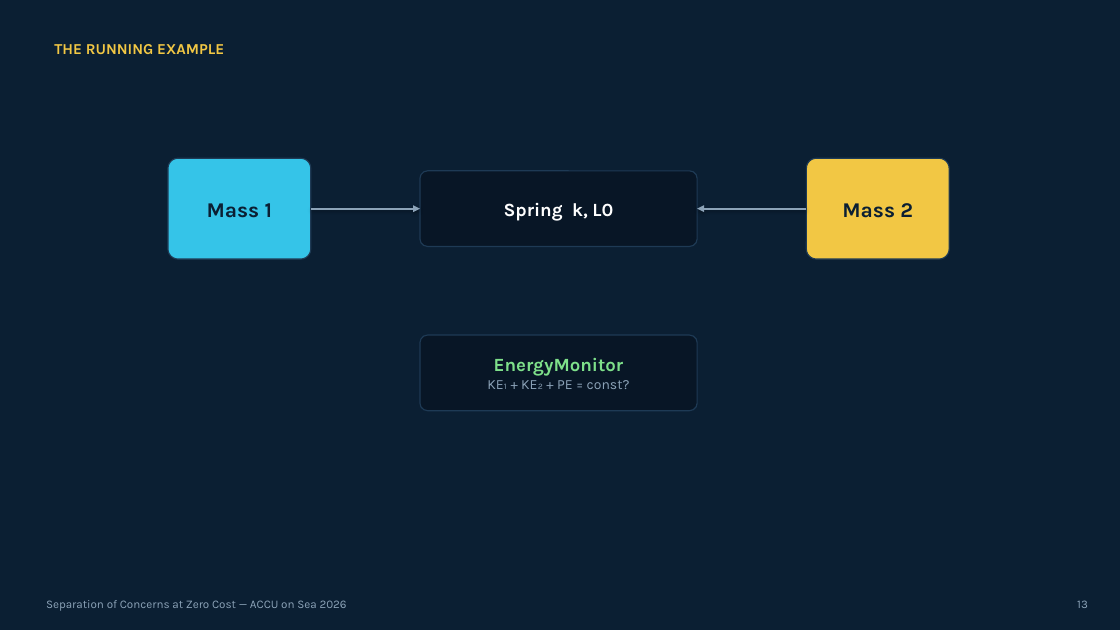
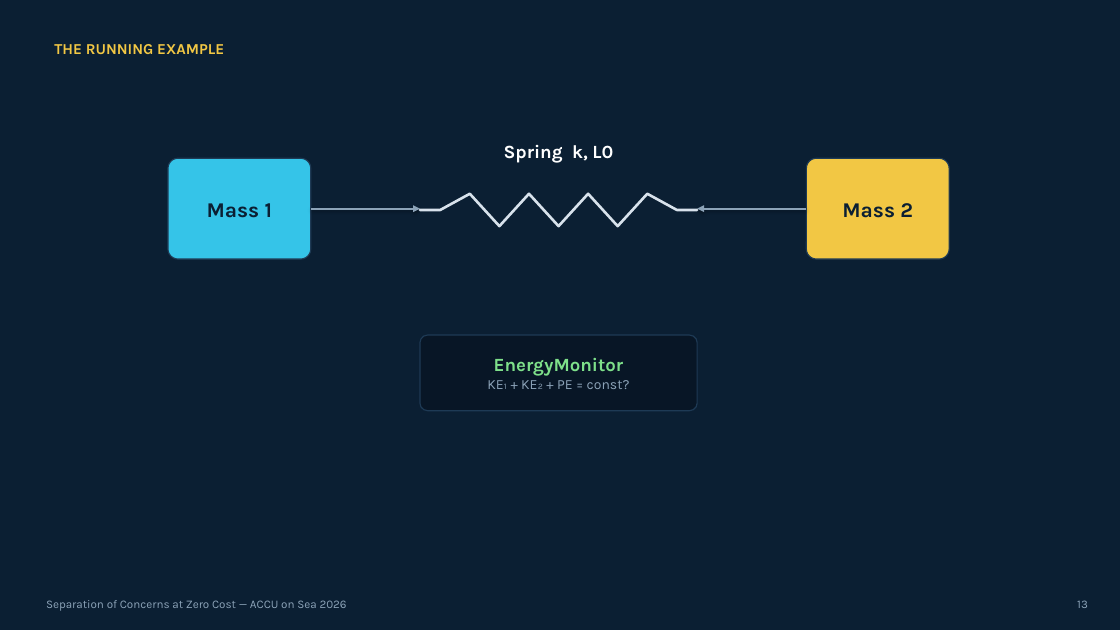
Before and after one commit to jedrzejmichalczyk/accu-on-sea-2026-modular-physics, a slide deck: slide 13 of slides/ACCU-Separation-of-Concerns-at-Zero-Cost.pptx. Drawn at 1120x630 pixels with LibreOffice and Linux fonts; fonts in the diff are those of the drawing. Boxes give left, top, right and bottom in pixels: in the first picture for what was removed or moved away, otherwise in the second. Text is boxed around its words. In the diff, an @@ line names an element or a change of style, - is before the commit and + after.

```diff
--- a/slides/ACCU-Separation-of-Concerns-at-Zero-Cost.pptx
+++ b/slides/ACCU-Separation-of-Concerns-at-Zero-Cost.pptx
@@ text "Spring k, L0": place and size @@
-text "Spring k, L0" at box(420, 171, 697, 246)
+text "Spring k, L0" at box(504, 145, 613, 163)
@@ text "Spring k, L0" at box(504, 145, 613, 163): vertical alignment middle to top; fill #081626 to none; outline #1E3A55 1 pt to none @@
@@ freeform shape added at box(420, 192, 697, 229), outline #D8E2EC 2.25 pt @@
```
Also in this commit, not shown: 3 other slides changed, 1 slide added, 1 slide removed, 1 other file.
